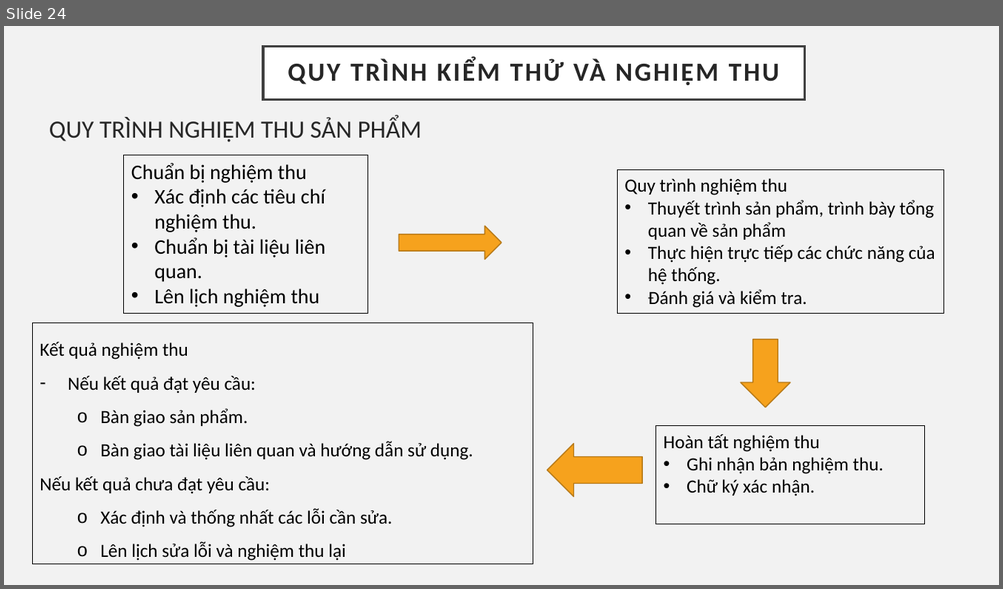
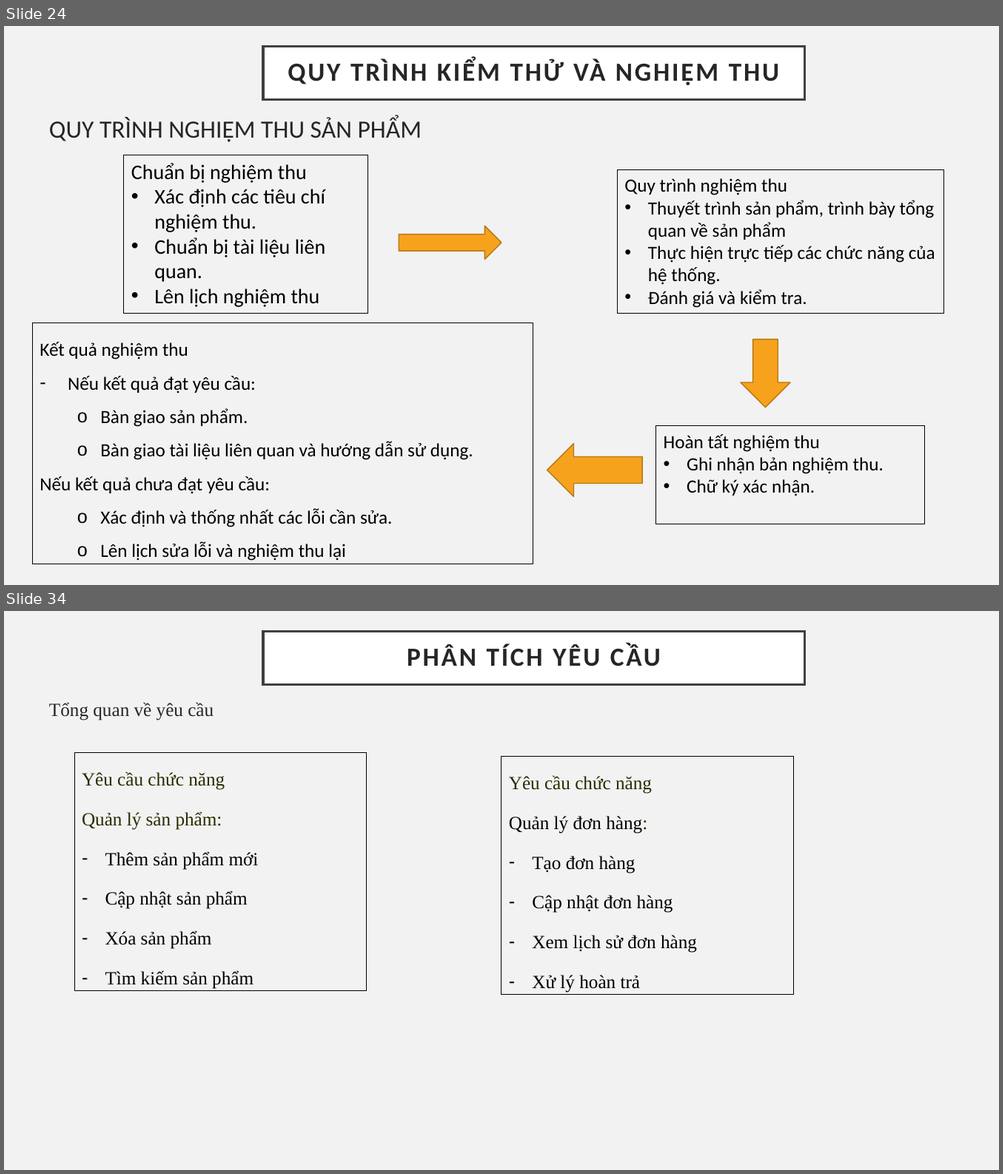
Before and after one commit to Tranngocphuc2003/BTL-CNPM, a slide deck: BTL Công nghệ phần mềm.pptx. Shown one above the other, each under a label of ours: slide 24 before the commit, slides 24 and 34 after it; the slides between them are not shown. The pictures are 1003x589 and 1003x1174 pixels, drawn with LibreOffice and Linux fonts; fonts in the diff are those of the drawing. Boxes give left, top, right and bottom in pixels: in the first picture for what was removed or moved away, otherwise in the second. Text is boxed around its words. In the diff, an @@ line names an element or a change of style, - is before the commit and + after.

```diff
--- a/BTL Công nghệ phần mềm.pptx
+++ b/BTL Công nghệ phần mềm.pptx
@@ slide 34 added at [4, 611, 999, 1170], background #F2F2F2 @@
@@ title added at [263, 631, 805, 684], fill #FFFFFF, outline #404040 2.5 pt, 25.2 pt, text #262626, bold @@
+PHÂN TÍCH YÊU CẦU
@@ text added at [49, 702, 213, 721], 18 pt, text #262626 @@
+Tổng quan về yêu cầu
@@ rectangle added at [74, 753, 366, 991], outline #000000 0.75 pt, 18 pt, text #000000 @@
+Yêu cầu chức năng
+Quản lý sản phẩm:
+– Thêm sản phẩm mới
+– Cập nhật sản phẩm
+– Xóa sản phẩm
+– Tìm kiếm sản phẩm
@@ rectangle added at [502, 757, 794, 994], outline #000000 0.75 pt, 18 pt, text #000000 @@
+Yêu cầu chức năng
+Quản lý đơn hàng:
+– Tạo đơn hàng
+– Cập nhật đơn hàng
+– Xem lịch sử đơn hàng
+– Xử lý hoàn trả
```
Also in this commit, not shown: 26 other slides added, 2 other files.
